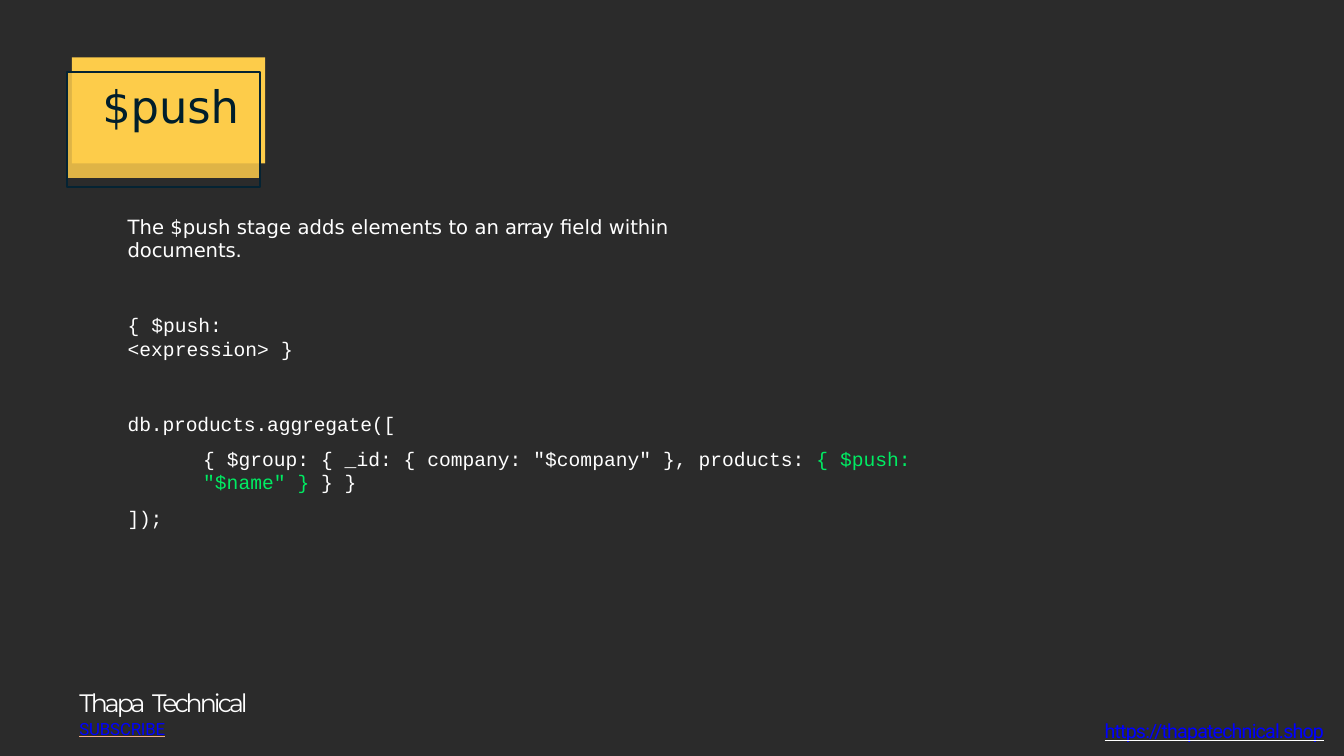
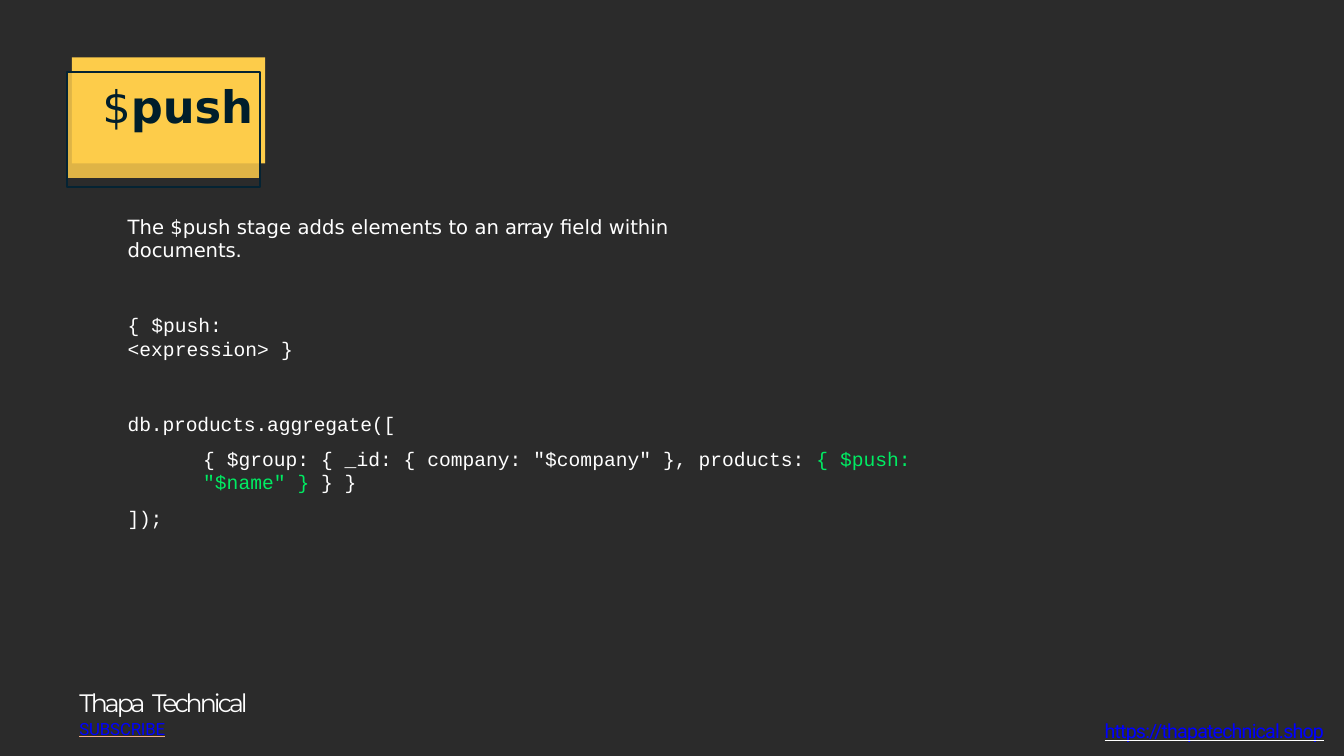
Before and after one commit to NehaTiwari2000/DBMS, a slide deck: slide 98 of MongoDB Commnads/MongoDB Course Neha.pptx (slide 79 before the commit). Drawn at 1344x756 pixels with LibreOffice and Linux fonts; fonts in the diff are those of the drawing; background and template pictures are left out; a plain dark background stands for a picture behind light text. Boxes give left, top, right and bottom in pixels: in the first picture for what was removed or moved away, otherwise in the second. Text is boxed around its words. In the diff, an @@ line names an element or a change of style, - is before the commit and + after.

```diff
--- a/MongoDB Commnads/MongoDB Course Neha.pptx
+++ b/MongoDB Commnads/MongoDB Course Neha.pptx
@@ title "$push": place and size @@
-title "$push" at <box>68,72,261,177</box>
+title "$push" at <box>68,72,261,133</box>
@@ title "$push" at <box>68,72,261,133</box>: bold on in "$push" @@
```
Also in this commit, not shown: 12 other slides changed, 19 slides added, 2 other files.
